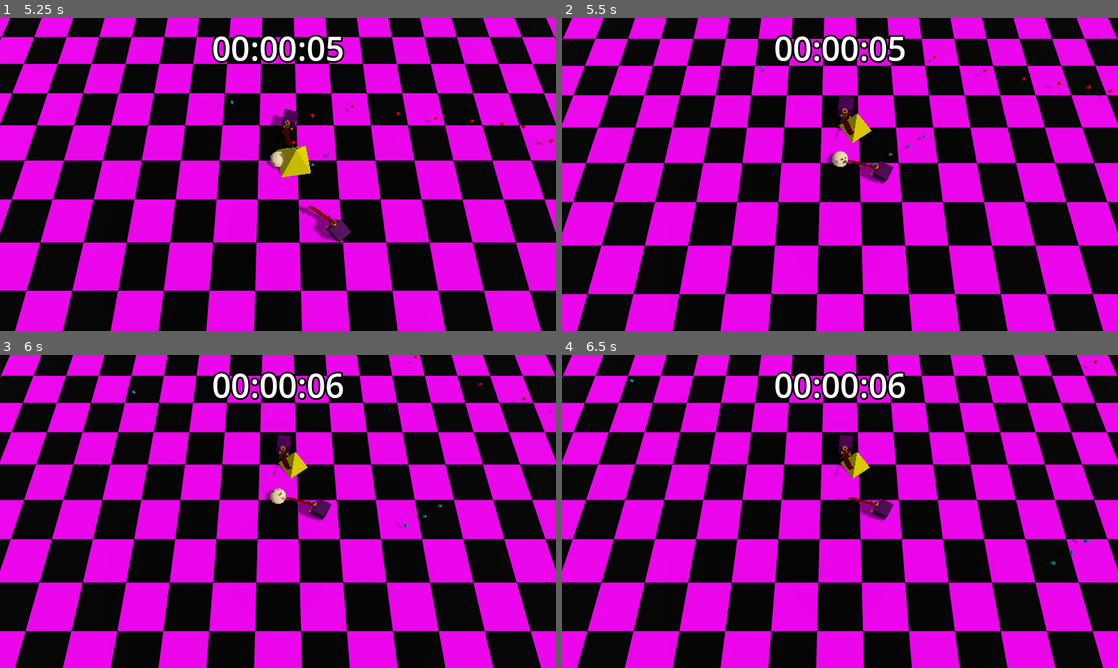
Above: before the commit, frames 1-4 (two rows, left to right).
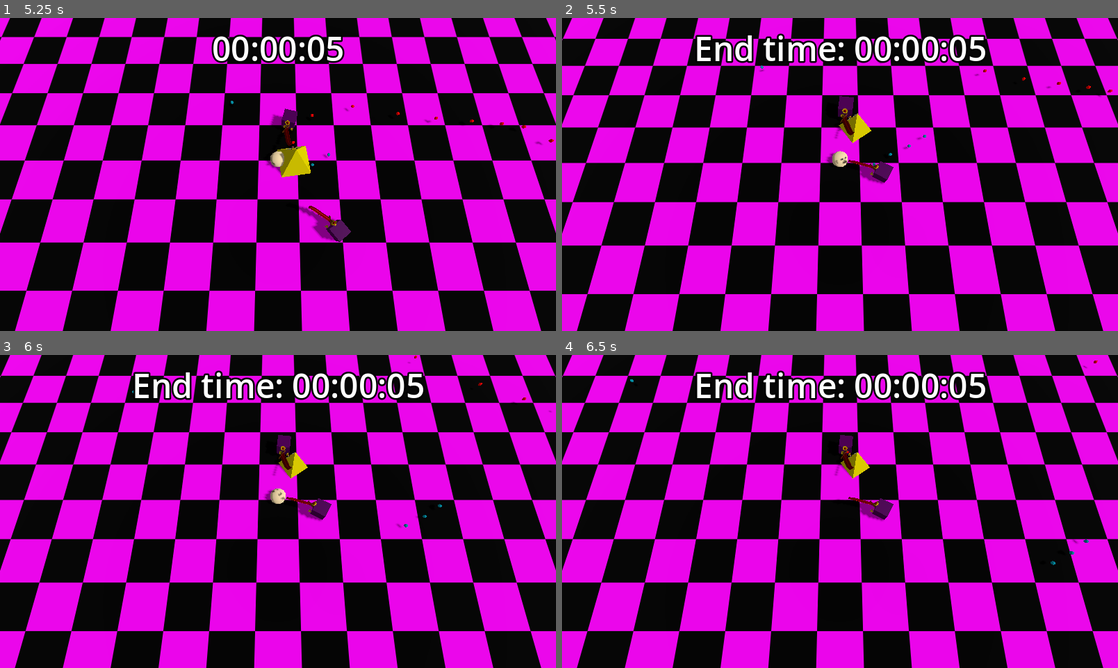
Above: after the commit, the same moments.

Repository: luce-ventress/no-mercy-bgj-2025
Game: Godot game, scene res://Maps/Level1.tscn
The game is run twice, just before and just after one commit, with the same random seed, the same clock (stepped at 60 frames per second) and the same inputs. Sound files missing from this copy of the repository are replaced by a short silence.
Inputs (mouse positions are in pixels of both pictures, inside the frame that each line leads up to):
- Up to frame 1 (5.25 s): move the mouse to (400, 158) at 0.52 s; press the mouse at (400, 158) at 0.53 s; hold D (player_right) 0.53-1.28 s; move the mouse to (166, 190) at 1.27 s; release the mouse at (166, 190) at 1.28 s; hold S (player_backward) 1.28-2.03 s; click (166, 190) at 1.35 s; move the mouse to (333, 105) at 2.02 s; press the mouse at (333, 105) at 2.03 s; hold D (player_right) 2.03-2.78 s; move the mouse to (250, 237) at 2.77 s; release the mouse at (250, 237) at 2.78 s; hold W (player_forward) 2.78-3.53 s; click (250, 237) at 2.85 s; move the mouse to (444, 221) at 3.52 s; press the mouse at (444, 221) at 3.53 s; hold A (player_left) 3.53-5.03 s; move the mouse to (111, 127) at 4.27 s; release the mouse at (111, 127) at 4.28 s; click (111, 127) at 4.35 s; move the mouse to (305, 174) at 5.02 s; press the mouse at (305, 174) at 5.03 s; hold S (player_backward) from 5.03 s (still down)
- Up to frame 2 (5.5 s): keep holding S (player_backward)
- Up to frame 3 (6 s): move the mouse to (194, 433) at 5.77 s; release S (player_backward) at 5.78 s; release the mouse at (194, 433) at 5.78 s; hold D (player_right) from 5.78 s (still down); click (194, 433) at 5.85 s
- Up to frame 4 (6.5 s): keep holding D (player_right)

Frame 1 is identical in both runs. In frame 2, 2.8% of the frame differs, in the area x 24-77%, y 4-15%; in frame 3, 2.8%; in frame 4, 2.8%.

Commit message:
stop timer

Diff:
--- a/Scripts/Game/GameManager.gd
+++ b/Scripts/Game/GameManager.gd
@@ -9,3 +9,11 @@
 	time = Time.get_unix_time_from_system() - game_start_time
 	var time_string = Time.get_time_string_from_unix_time(time)
 	game_time_label.text = time_string
+	if PlayerStats.isDead:
+		showEndTime()
+
+func showEndTime() ->void:
+	time = Time.get_unix_time_from_system() - game_start_time
+	var endTime = Time.get_time_string_from_unix_time(time)
+	game_time_label.text = "End time: " + endTime
+	set_process(!is_processing())
